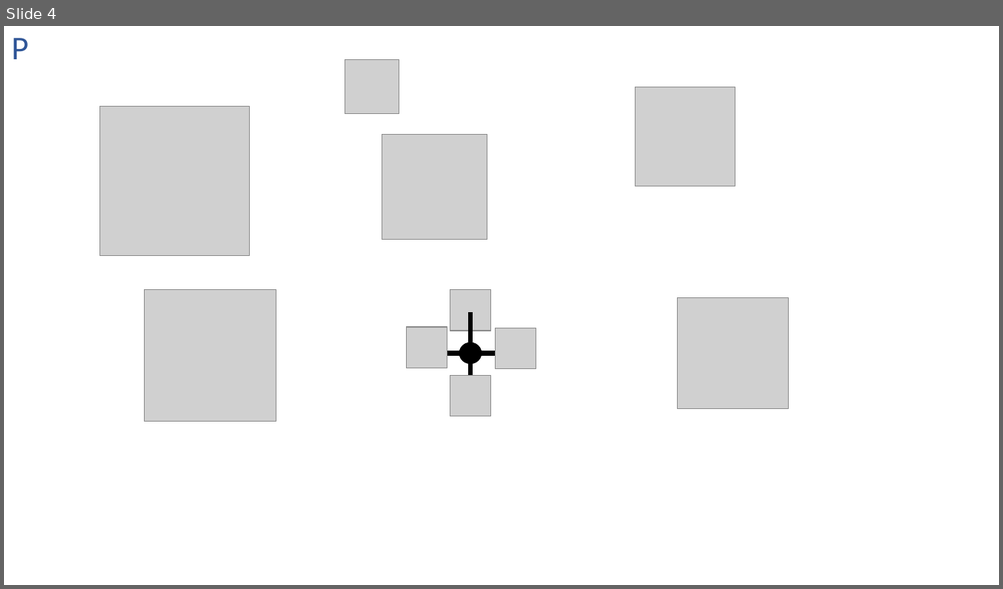
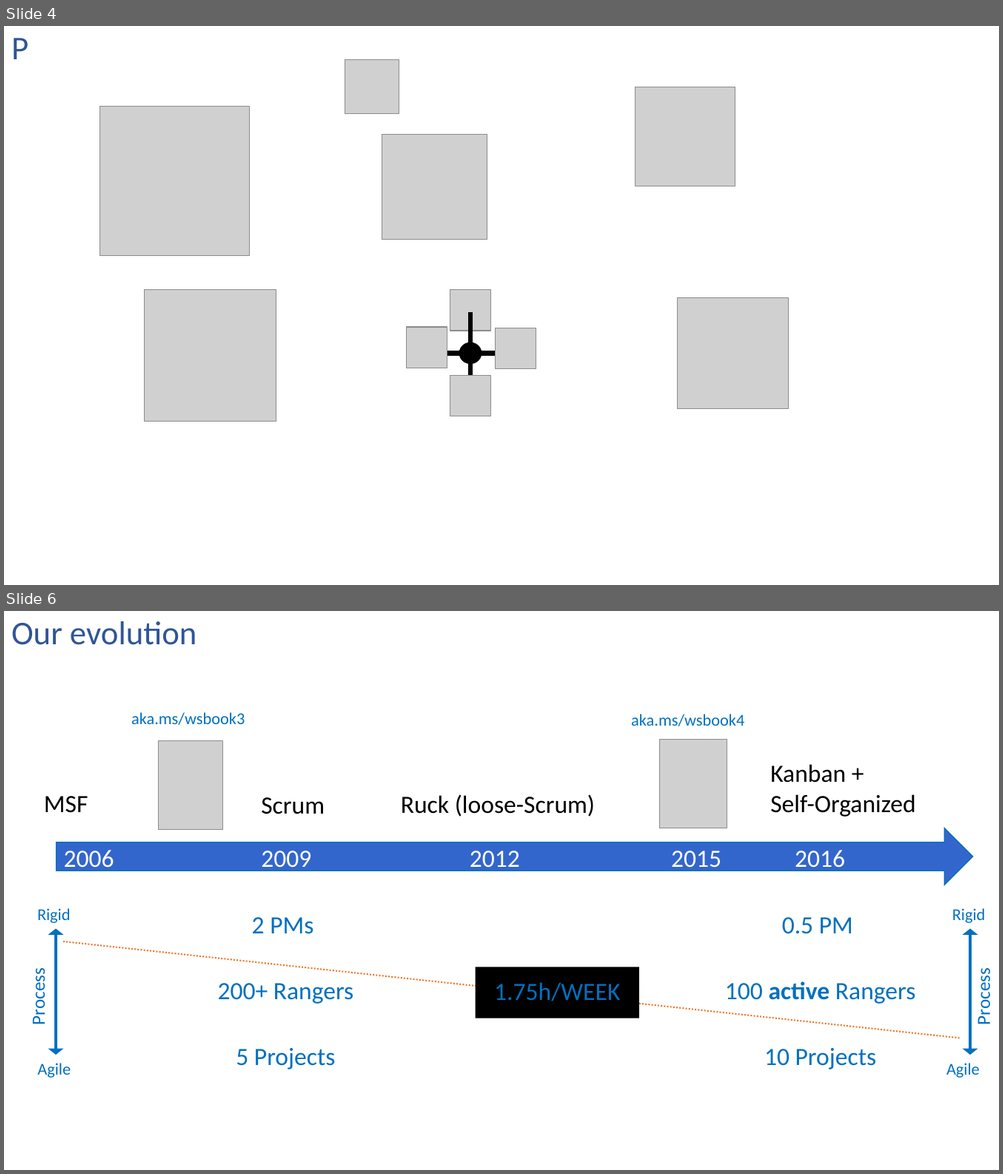
Before and after one commit to ALM-Rangers/Guidance, a slide deck: src/Stories/Story illustrations.pptx. Shown one above the other, each under a label of ours: slide 4 before the commit, slides 4 and 6 after it; the slides between them are not shown. The pictures are 1003x589 and 1003x1174 pixels, drawn with LibreOffice and Linux fonts; fonts in the diff are those of the drawing; grey boxes stand for pictures. Boxes give left, top, right and bottom in pixels: in the first picture for what was removed or moved away, otherwise in the second. Text is boxed around its words. In the diff, an @@ line names an element or a change of style, - is before the commit and + after.

```diff
--- a/src/Stories/Story illustrations.pptx
+++ b/src/Stories/Story illustrations.pptx
@@ slide 6 added at bbox=[4, 611, 999, 1170], background #FFFFFF @@
@@ title added at bbox=[11, 621, 196, 645], 32 pt, text #2F5597 @@
+Our evolution
@@ text added at bbox=[131, 712, 244, 725], 16 pt, text #0070C0 @@
+aka.ms/wsbook3
@@ text added at bbox=[631, 714, 744, 726], 16 pt, text #0070C0 @@
+aka.ms/wsbook4
@@ text added at bbox=[218, 917, 354, 1070], 24 pt, text #0070C0 @@
+2 PMs
+200+ Rangers
+5 Projects
@@ text added at bbox=[725, 917, 915, 1070], 24 pt, text #0070C0 @@
+0.5 PM
+100 active Rangers
+10 Projects
@@ group added at bbox=[27, 739, 995, 1078]: 15 texts, 2 pictures, 2 double arrows, 1 right arrow, 1 line @@
+2006
+2009
+2012
+2015
+MSF
+Scrum
+Ruck (loose-Scrum)
+2016
+Kanban +
+Self-Organized
+Rigid
+Agile
+Process
+Rigid
+Agile
+Process
@@ rectangle added at bbox=[475, 968, 640, 1019], fill #000000, 24 pt, text #0070C0 @@
+1.75h/WEEK
```
Also in this commit, not shown: 1 slide changed, 2 other files.
